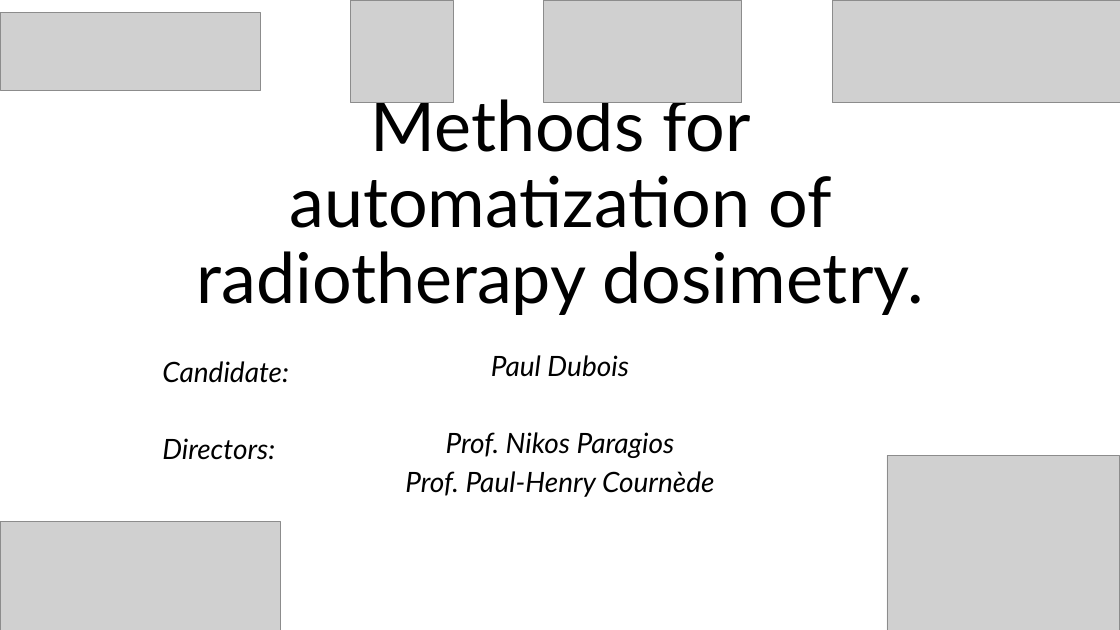
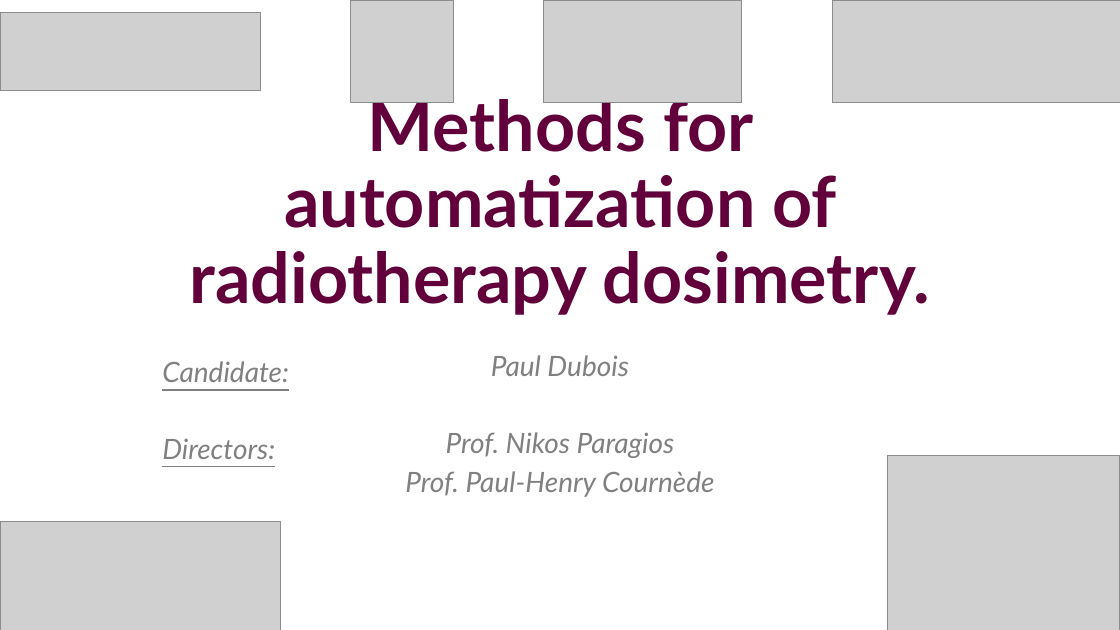
Before and after one commit to pauldubois98/Defense, a slide deck: slide 1 of PhD_Defense.pptx. Drawn at 1120x630 pixels with LibreOffice and Linux fonts; fonts in the diff are those of the drawing; grey boxes stand for pictures. Boxes give left, top, right and bottom in pixels: in the first picture for what was removed or moved away, otherwise in the second. Text is boxed around its words. In the diff, an @@ line names an element or a change of style, - is before the commit and + after.

```diff
--- a/PhD_Defense.pptx
+++ b/PhD_Defense.pptx
@@ title "Methods for automatization of radiotherapy ..." at [190,91,930,315]: text colour #000000 to #62003C, bold on @@
@@ subtitle "Paul Dubois" at [405,355,714,497]: text colour #000000 to #808080 @@
@@ text "Candidate:" at [162,361,289,382]: text colour #000000 to #808080, underline on @@
@@ text "Directors:" at [162,439,275,459]: text colour #000000 to #808080, underline on @@
```
Also in this commit, not shown: 1 slide added.
